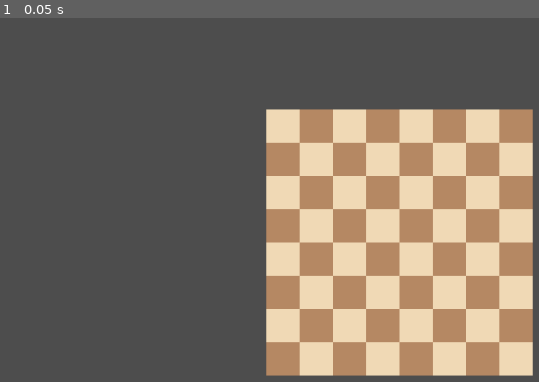
Above: before the commit, frame 1.
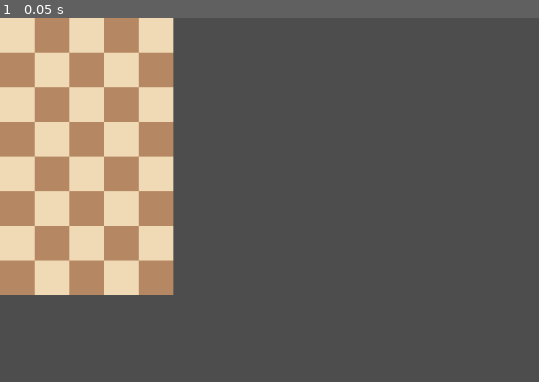
Above: after the commit, the same moment.

Repository: SnowHawkeye/project-artoria
Game: Godot game, scene res://scenes/world/board/checkered_board.tscn
Two runs of this game, one before a commit and one after it. Both use one fixed random seed, a clock stepped at 60 frames per second and the inputs below. This scene is started directly instead of the project's main scene.
Inputs:
- Up to frame 1 (0.05 s): no input

The runs differ from the first frame. In frame 1, 61% of the frame differs, in the area x 0-99%, y 0-99%.

Commit message:
Remake squares and board without using control nodes

Diff:
--- a/scenes/main.tscn
+++ b/scenes/main.tscn
@@ -10,13 +10,8 @@
 [node name="Main" type="Node"]
 
 [node name="DebugBoard" parent="." instance=ExtResource("1_cu1rt")]
-mouse_filter = 2
 
 [node name="BlackSquare" parent="." instance=ExtResource("3_ewia1")]
-offset_left = 196.0
-offset_top = 248.0
-offset_right = 228.0
-offset_bottom = 280.0
 
 [node name="StaticBody2D" type="StaticBody2D" parent="."]
 
--- a/scenes/units/chess_king_piece.tscn
+++ b/scenes/units/chess_king_piece.tscn
@@ -1,7 +1,7 @@
 [gd_scene load_steps=3 format=3 uid="uid://dbcq2byl5bhoh"]
 
 [ext_resource type="PackedScene" uid="uid://bug87wes4jax1" path="res://scenes/units/piece.tscn" id="1_srflh"]
-[ext_resource type="Texture2D" uid="uid://dgi65t2o88an1" path="res://assets/piece/lichess_pixel/wK.svg" id="2_3w8a3"]
+[ext_resource type="Texture2D" uid="uid://dgi65t2o88an1" path="res://assets/units/lichess_pixel/wK.svg" id="2_3w8a3"]
 
 [node name="ChessKingPiece" instance=ExtResource("1_srflh")]
 position = Vector2(250, 250)
--- a/scenes/world/board/board.tscn
+++ b/scenes/world/board/board.tscn
@@ -2,30 +2,6 @@
 
 [ext_resource type="Script" path="res://scripts/world/board/board.gd" id="1_sr227"]
 
-[node name="Board" type="Control"]
-layout_mode = 3
-anchors_preset = 15
-anchor_right = 1.0
-anchor_bottom = 1.0
-grow_horizontal = 2
-grow_vertical = 2
+[node name="Board" type="Node2D"]
 script = ExtResource("1_sr227")
-
-[node name="Grid" type="GridContainer" parent="."]
-layout_mode = 1
-anchors_preset = 8
-anchor_left = 0.5
-anchor_top = 0.5
-anchor_right = 0.5
-anchor_bottom = 0.5
-offset_left = -576.0
-offset_top = -324.0
-offset_right = -576.0
-offset_bottom = -324.0
-grow_horizontal = 2
-grow_vertical = 2
-scale = Vector2(1.5, 1.5)
-pivot_offset = Vector2(128, 128)
-theme_override_constants/h_separation = 0
-theme_override_constants/v_separation = 0
-columns = 8
+square_size = 50
--- a/scenes/world/board/checkered_board.tscn
+++ b/scenes/world/board/checkered_board.tscn
@@ -7,5 +7,7 @@
 
 [node name="CheckeredBoard" instance=ExtResource("1_g77dg")]
 script = ExtResource("2_xsvu8")
+board_dim_x = 5
+board_dim_y = 8
 square_type_1 = ExtResource("3_xsm13")
 square_type_2 = ExtResource("4_1ls0k")
--- a/scenes/world/square/black_square.tscn
+++ b/scenes/world/square/black_square.tscn
@@ -4,5 +4,5 @@
 
 [node name="BlackSquare" instance=ExtResource("1_3qxiu")]
 
-[node name="ColorRect" parent="." index="0"]
-color = Color(0.709804, 0.533333, 0.388235, 1)
+[node name="Sprite2D" parent="." index="0"]
+modulate = Color(0.709804, 0.533333, 0.388235, 1)
--- a/scenes/world/square/square.tscn
+++ b/scenes/world/square/square.tscn
@@ -1,32 +1,19 @@
-[gd_scene load_steps=3 format=3 uid="uid://di27fwbie5kx1"]
+[gd_scene load_steps=4 format=3 uid="uid://di27fwbie5kx1"]
 
 [ext_resource type="Script" path="res://scripts/world/square/square.gd" id="1_t4o17"]
+[ext_resource type="Texture2D" uid="uid://r1l5surnxkld" path="res://assets/world/square.png" id="2_2nea7"]
 
 [sub_resource type="RectangleShape2D" id="RectangleShape2D_5nwkr"]
-size = Vector2(32, 32)
+size = Vector2(16, 16)
 
-[node name="Square" type="Control" groups=["droppable"]]
-custom_minimum_size = Vector2(32, 32)
-layout_mode = 3
-anchors_preset = 0
-offset_right = 32.0
-offset_bottom = 32.0
-mouse_filter = 2
+[node name="Square" type="Node2D" groups=["droppable"]]
 script = ExtResource("1_t4o17")
 
-[node name="ColorRect" type="ColorRect" parent="."]
-custom_minimum_size = Vector2(32, 32)
-layout_mode = 0
-offset_right = 32.0
-offset_bottom = 32.0
-size_flags_horizontal = 3
-size_flags_vertical = 3
-color = Color(1, 1, 1, 0)
+[node name="Sprite2D" type="Sprite2D" parent="."]
+scale = Vector2(16, 16)
+texture = ExtResource("2_2nea7")
 
 [node name="StaticBody2D" type="StaticBody2D" parent="." groups=["droppable"]]
 
-[node name="CollisionShape2D" type="CollisionShape2D" parent="StaticBody2D" groups=["droppable"]]
-position = Vector2(16, 16)
+[node name="CollisionShape2D" type="CollisionShape2D" parent="StaticBody2D"]
 shape = SubResource("RectangleShape2D_5nwkr")
-
-[connection signal="resized" from="." to="." method="_on_resized"]
--- a/scenes/world/square/white_square.tscn
+++ b/scenes/world/square/white_square.tscn
@@ -4,5 +4,5 @@
 
 [node name="WhiteSquare" instance=ExtResource("1_xhj4o")]
 
-[node name="ColorRect" parent="." index="0"]
-color = Color(0.941176, 0.85098, 0.709804, 1)
+[node name="Sprite2D" parent="." index="0"]
+modulate = Color(0.941176, 0.85098, 0.709804, 1)
--- a/scripts/world/board/board.gd
+++ b/scripts/world/board/board.gd
@@ -1,21 +1,44 @@
 class_name Board
-extends Control
+extends Node2D
 
-@export var board_dim_x := 8
-@export var board_dim_y := 8
-@export var square_size := 32 # px
+var square_dimensions: Vector2 = Vector2(32,32)
+@export var square_size:int=32:
+	get:
+		return square_dimensions.x
+	set(value):
+		square_dimensions = Vector2(value, value)
 
-@onready var grid: GridContainer = $Grid
+var squares: Array = []
 
-func _ready() -> void:
-	grid.custom_minimum_size = Vector2(board_dim_x * square_size, board_dim_y * square_size)
-	grid.columns = board_dim_x
+func make_board():
 
-func make_board(squares):
-	for x in squares:
-		for y in x:
-			grid.add_child(y)
+	# position reference is the top left corner of the board
+	var initial_position = global_position + square_dimensions/2
+	var current_position = initial_position
 
+	# first loop to add children to the tree
+	for x in range(squares.size()):
+		for y in range(squares[x].size()):
+			var square = squares[x][y]
+			add_child(square)
+			if Engine.is_editor_hint():
+				square.set_owner(self)
 
-func center_board():
-	grid.position = size / 2  # Center grid in the parent
+	# make sure textures are loaded
+	await get_tree().process_frame
+	# squares are assumed to all have the same dimensions
+	var square_sprite_size = squares[0][0].get_dimension()
+
+	# place and setup squares
+	for x in range(squares.size()):
+		for y in range(squares[x].size()):
+			var square = squares[x][y]
+
+			square.name = "("+ str(x) + "," + str(y)+ ")"
+			square.global_position = current_position
+
+			square.scale = square_dimensions / square_sprite_size
+			current_position.x += square_dimensions.x
+
+		current_position.x = initial_position.x # reset x for next row
+		current_position.y += square_size # increment y for next row
--- a/scripts/world/board/checkered_board.gd
+++ b/scripts/world/board/checkered_board.gd
@@ -1,26 +1,23 @@
 extends Board
+
+@export var board_dim_x := 8
+@export var board_dim_y := 8
 
 @export var square_type_1: PackedScene
 @export var square_type_2: PackedScene
 
 func _ready() -> void:
-	super._ready()
-
-	var board_array := []
 
 	# Place squares, alternate between types
-	for i in range(board_dim_y):
+	for x in range(board_dim_y):
 		var row := []
-		for j in range(board_dim_x):
+		for y in range(board_dim_x):
 			var square_node
-			if (i%2==0 and j%2==0) or (i%2==1 and j%2==1) :
+			if (x%2==0 and y%2==0) or (x%2==1 and y%2==1) :
 				square_node = square_type_1.instantiate()
 			else:
 				square_node = square_type_2.instantiate()
-			square_node.name = "(" + str(i) + "," + str(j) + ")"
 			row.append(square_node)
-		board_array.append(row)
+		self.squares.append(row)
 
-	# Make board using the provided array
-	make_board(board_array)
-	center_board()
+	make_board()
--- a/scripts/world/square/square.gd
+++ b/scripts/world/square/square.gd
@@ -1,27 +1,16 @@
-extends Control
+class_name Square
+extends Node2D
 
-@onready var rectangle = $ColorRect
-@onready var static_body_2d: StaticBody2D = $StaticBody2D
-@onready var collision_shape: CollisionShape2D = $StaticBody2D/CollisionShape2D
+@onready var sprite_2d: Sprite2D = $Sprite2D
 
 func _ready() -> void:
-	resize_collision_shape()
-
-
-func _on_resized() -> void:
-	resize_collision_shape()
-
-
-func resize_collision_shape():
-	if collision_shape.shape and collision_shape.shape is RectangleShape2D:
-		collision_shape.shape.extents = rectangle.size/2
-		collision_shape.position = rectangle.position + rectangle.size / 2
-
-
+	pass
 
 func highlight():
-	static_body_2d.modulate = Color(Color.AQUAMARINE, 0.5)
-
+	modulate = Color(Color.AQUAMARINE, 0.5)
 
 func remove_highlight():
-	static_body_2d.modulate = Color(Color.AQUAMARINE, 0)
+	modulate = Color(Color.AQUAMARINE, 0)
+
+func get_dimension():
+	return sprite_2d.texture.get_width() * sprite_2d.scale * scale
Renamed: assets/piece/lichess_gioco/bB.svg -> assets/units/lichess_gioco/bB.svg
Not shown, changed: assets/units/lichess_gioco/bB.svg.import
Renamed: assets/piece/lichess_gioco/bK.svg -> assets/units/lichess_gioco/bK.svg
Not shown, changed: assets/units/lichess_gioco/bK.svg.import
Renamed: assets/piece/lichess_gioco/bN.svg -> assets/units/lichess_gioco/bN.svg
Not shown, changed: assets/units/lichess_gioco/bN.svg.import
Renamed: assets/piece/lichess_gioco/bP.svg -> assets/units/lichess_gioco/bP.svg
Not shown, changed: assets/units/lichess_gioco/bP.svg.import
Renamed: assets/piece/lichess_gioco/bQ.svg -> assets/units/lichess_gioco/bQ.svg
Not shown, changed: assets/units/lichess_gioco/bQ.svg.import
Renamed: assets/piece/lichess_gioco/bR.svg -> assets/units/lichess_gioco/bR.svg
Not shown, changed: assets/units/lichess_gioco/bR.svg.import
(and 38 more such lines)
